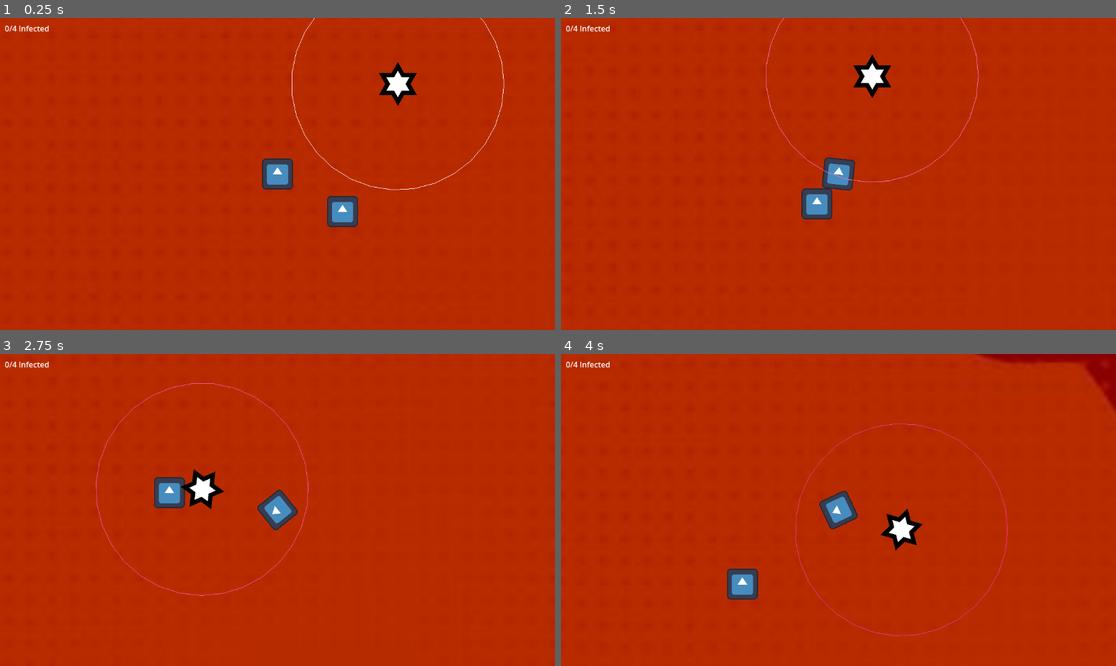
Above: before the commit, frames 1-4 (two rows, left to right).
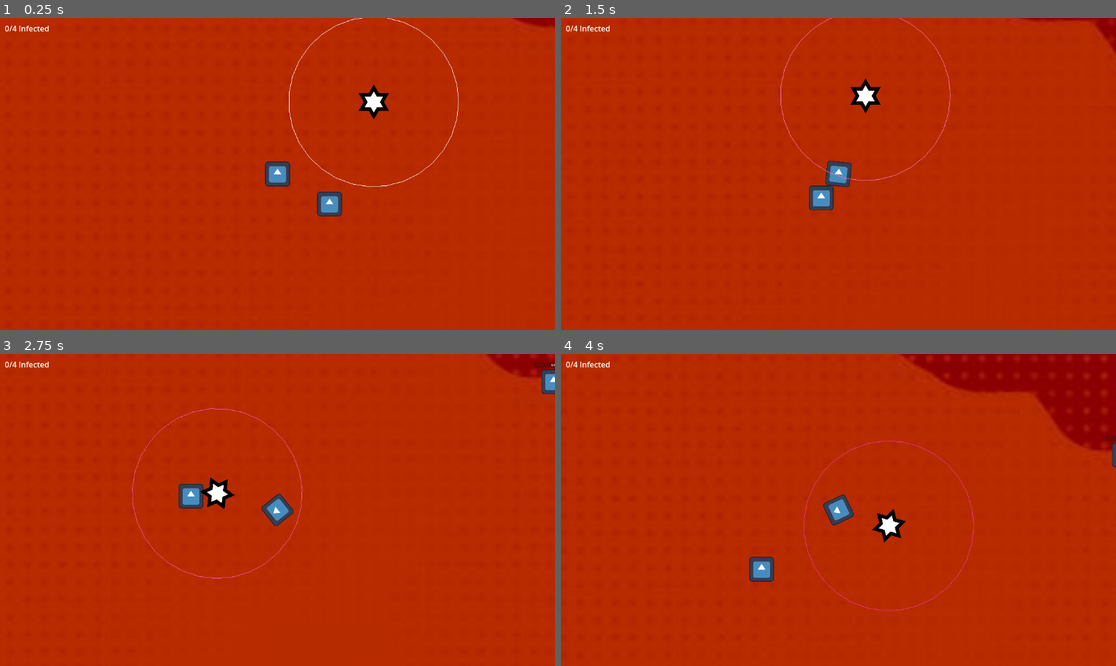
Above: after the commit, the same moments.

Repository: MarkusSecundus/GlobalJam_2026
Game: Godot game, scene res://maps/test_map.tscn
The game is run twice, just before and just after one commit, with the same random seed, the same clock (stepped at 60 frames per second) and the same inputs. The engine's default icon, where the game draws it, is replaced by a stand-in: a white triangle on a blue panel in a dark square.
Inputs:
- Up to frame 1 (0.25 s): no input
- Up to frame 2 (1.5 s): tap Enter at 0.5 s; hold D (Right) 0.53-1.28 s; hold S (Down) from 1.28 s (still down)
- Up to frame 3 (2.75 s): release S (Down) at 2.03 s; hold D (Right) from 2.03 s (still down)
- Up to frame 4 (4 s): release D (Right) at 2.78 s; hold W (Up) 2.78-3.53 s; hold A (Left) from 3.53 s (still down)

The runs differ from the first frame. In frame 1, 2.5% of the frame differs, in the area x 47-100%, y 0-68%; in frame 2, 2.3%; in frame 3, 3.0%; in frame 4, 7.2%, in the area x 29-100%, y 0-91%.

Commit message:
zoom out a bit more

Diff:
--- a/prefabs/player.tscn
+++ b/prefabs/player.tscn
@@ -11,7 +11,7 @@
 script = ExtResource("1_4dohe")
 
 [node name="Camera2D" type="Camera2D" parent="." unique_id=1484938788]
-zoom = Vector2(0.5, 0.5)
+zoom = Vector2(0.4, 0.4)
 
 [node name="Sprite2D" type="Sprite2D" parent="." unique_id=1948012792]
 texture = ExtResource("2_r66lb")
